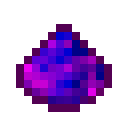
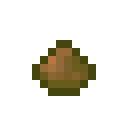
Layers edited between the first and the second 128 × 128 image:
added layer "tiny_iron" above "jewel" over left=32, top=40, right=96, bottom=96
hid "soul" over left=16, top=24, right=112, bottom=112
